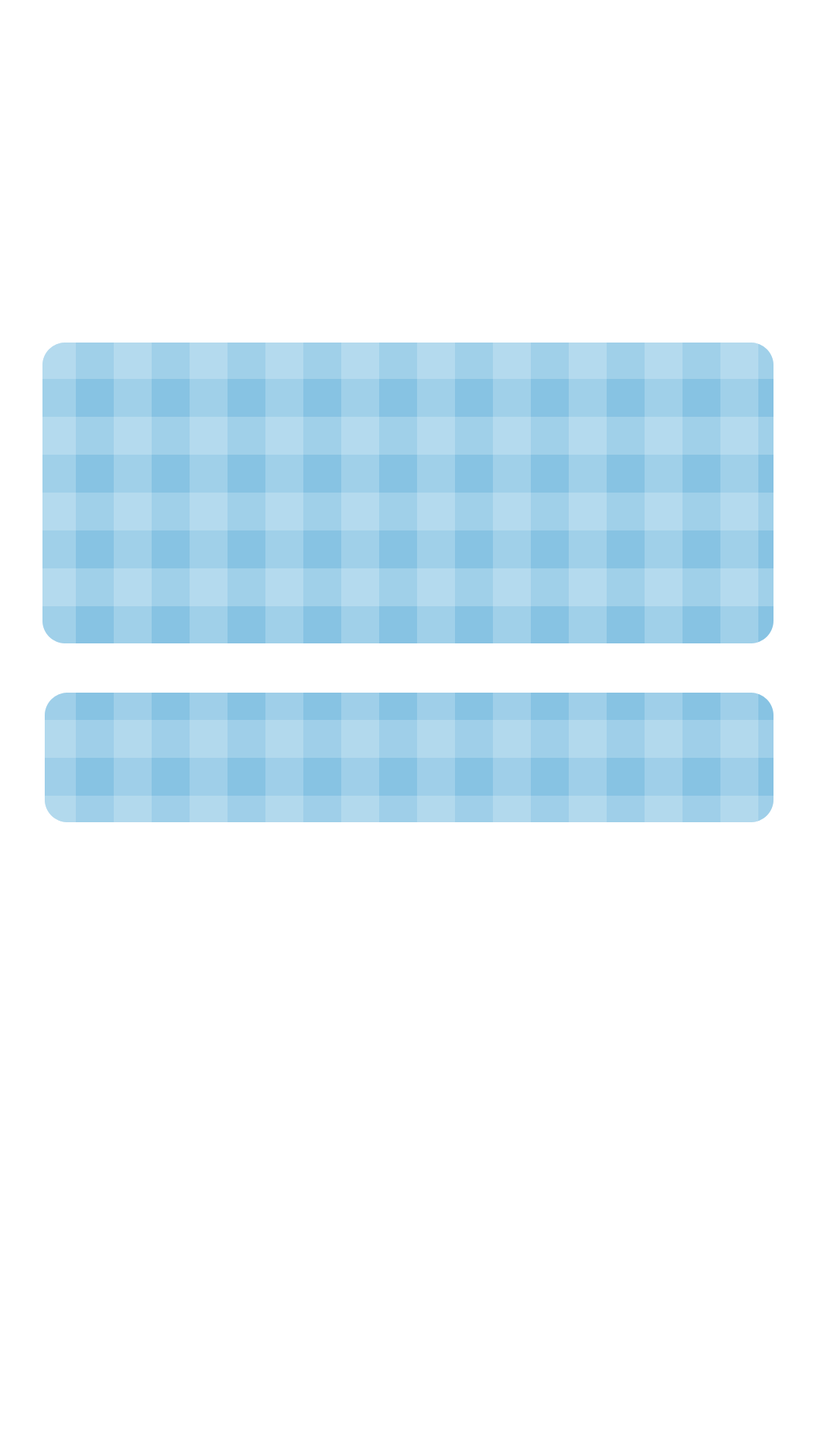
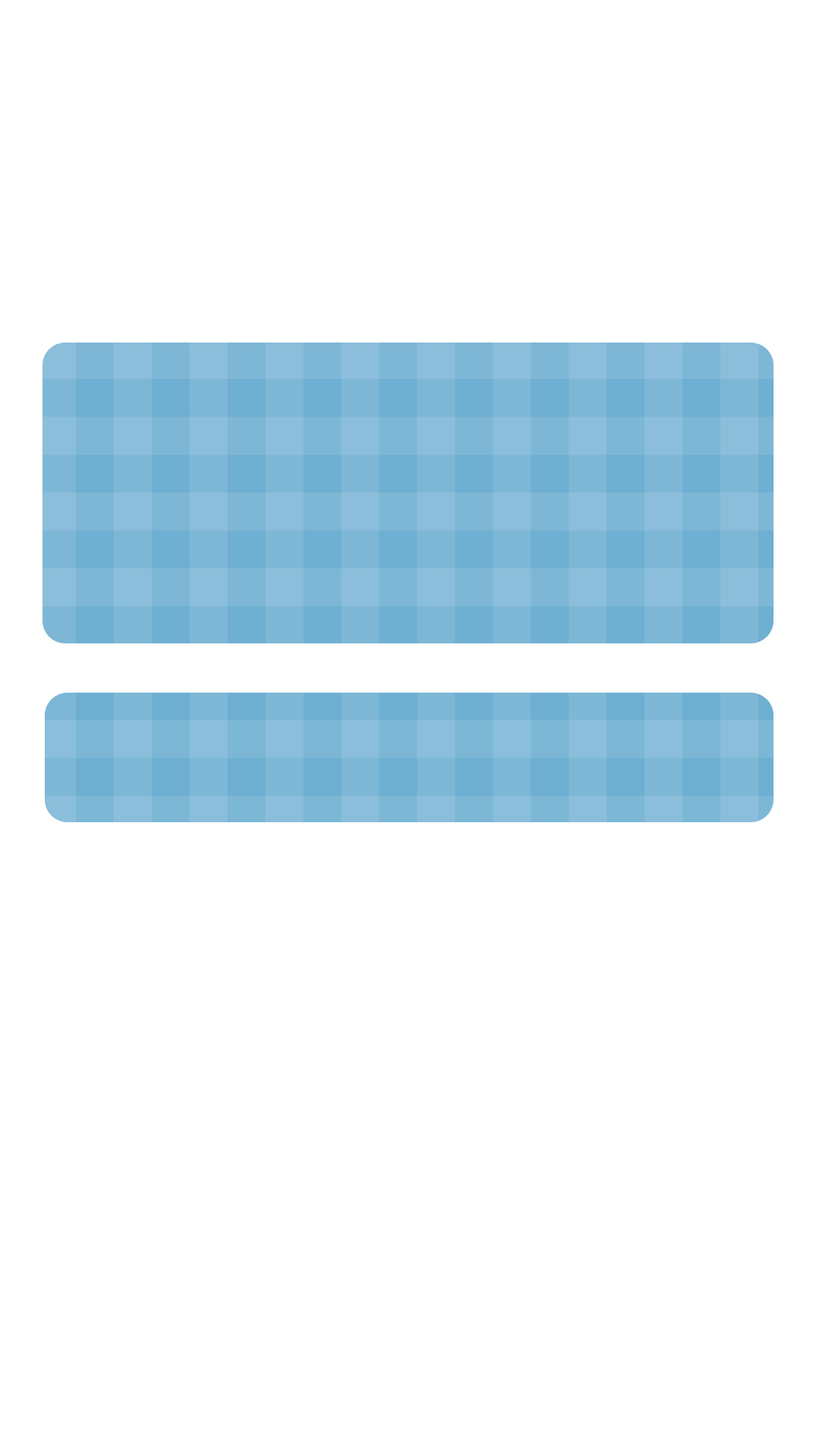
Layered file, before and after one edit (w=819, h=1455). Changes by layer:
"パターン 4 のコピー": opacity 21% → 10% over left=42, top=342, right=758, bottom=644
"パターン 4": opacity 21% → 10% over left=42, top=342, right=774, bottom=607
painted on "シェイプ 3 のコピー" over left=42, top=342, right=774, bottom=644
"パターン 5 のコピー": opacity 20% → 10% over left=44, top=692, right=758, bottom=823
"パターン 5": opacity 20% → 10% over left=44, top=720, right=774, bottom=823
painted on "べた塗り 1" over left=44, top=692, right=774, bottom=823
